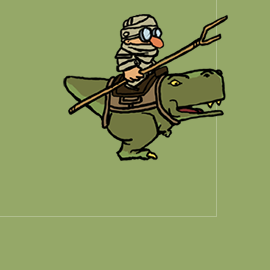
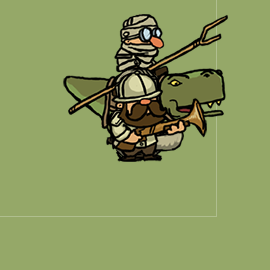
Comparing the layer stacks of the two w=270, h=270 images. Changes:
showed "0000" (2nd of 6, in "gunman") over [108,69,207,161]
showed "0000" (5th of 6, in "soldier") over [106,67,184,162]
